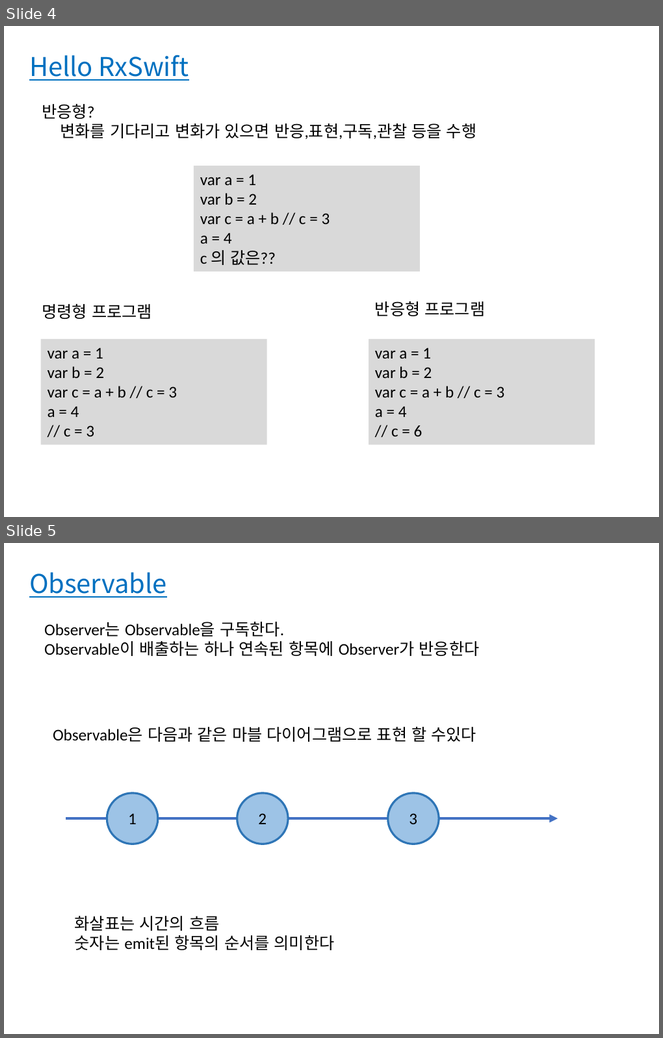
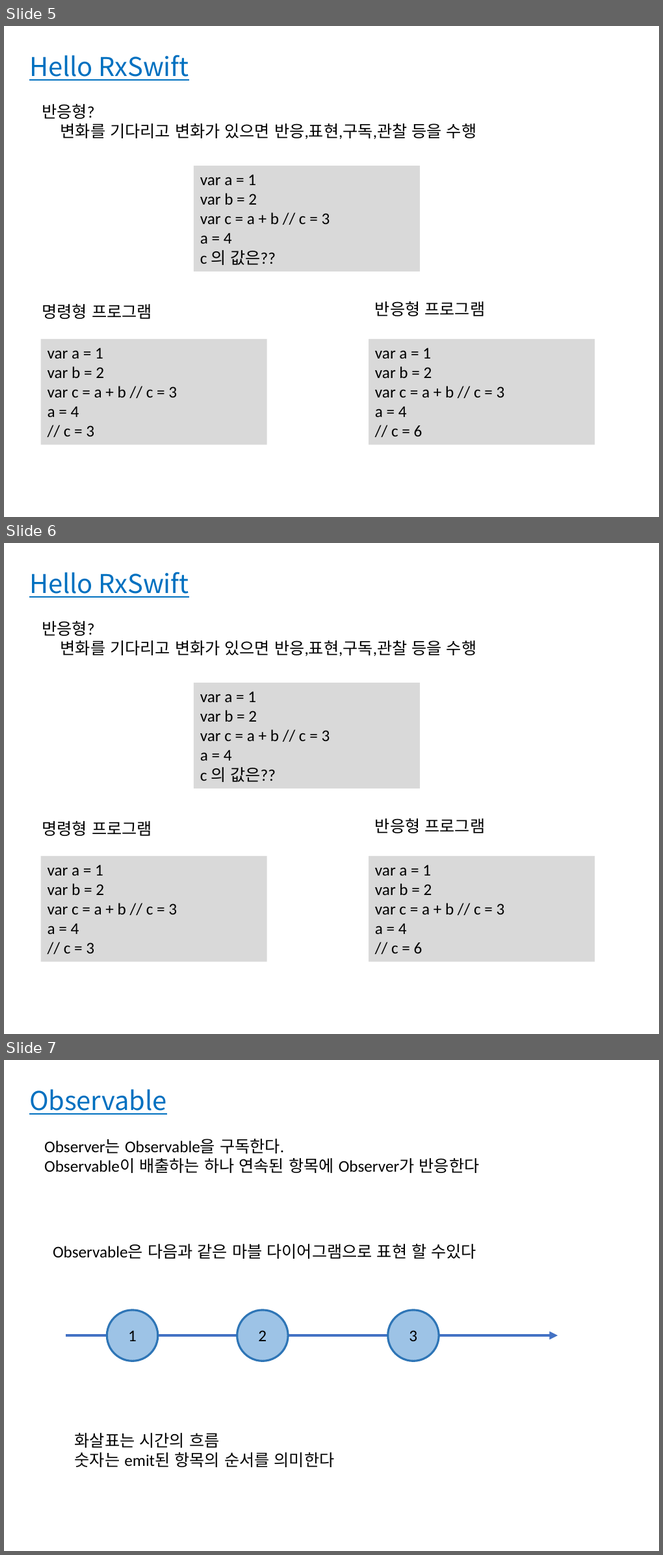
Before and after one commit to bbangbin97/RxSwift_Project, a slide deck: RxSwift.pptx. Shown one above the other, each under a label of ours: slides 4 and 5 before the commit, slides 5, 6 and 7 after it. The pictures are 663x1038 and 663x1555 pixels, drawn with LibreOffice and Linux fonts; fonts in the diff are those of the drawing. Boxes give left, top, right and bottom in pixels: in the first picture for what was removed or moved away, otherwise in the second. Text is boxed around its words. In the diff, an @@ line names an element or a change of style, - is before the commit and + after.

```diff
--- a/RxSwift.pptx
+++ b/RxSwift.pptx
@@ slide 6 added at box(4, 543, 659, 1034), background #FFFFFF @@
@@ text added at box(29, 572, 189, 598), 28.5 pt, text #0070C0, underline @@
+Hello RxSwift
@@ text added at box(42, 621, 477, 656), 18 pt, text #000000 @@
+반응형?
+변화를 기다리고 변화가 있으면 반응,표현,구독,관찰 등을 수행
@@ rectangle added at box(194, 683, 420, 789), fill #D9D9D9, 18 pt, text #000000 @@
+var a = 1
+var b = 2
+var c = a + b // c = 3
+a = 4
+c 의 값은??
@@ text added at box(42, 821, 152, 836), 18 pt, text #000000 @@
+명령형 프로그램
@@ text added at box(375, 819, 486, 834), 18 pt, text #000000 @@
+반응형 프로그램
@@ rectangle added at box(40, 856, 267, 962), fill #D9D9D9, 18 pt, text #000000 @@
+var a = 1
+var b = 2
+var c = a + b // c = 3
+a = 4
+// c = 3
@@ rectangle added at box(369, 856, 595, 962), fill #D9D9D9, 18 pt, text #000000 @@
+var a = 1
+var b = 2
+var c = a + b // c = 3
+a = 4
+// c = 6
@@ what was slide 4 is now slide 5 @@
@@ what was slide 5 is now slide 7 @@
```
Also in this commit, not shown: 1 slide changed, 12 other slides added.
